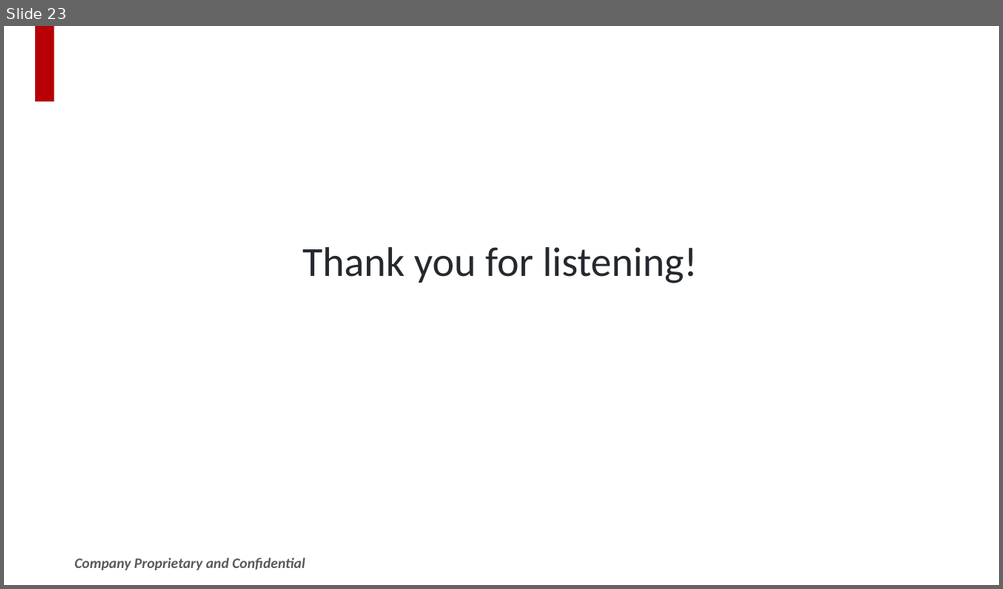
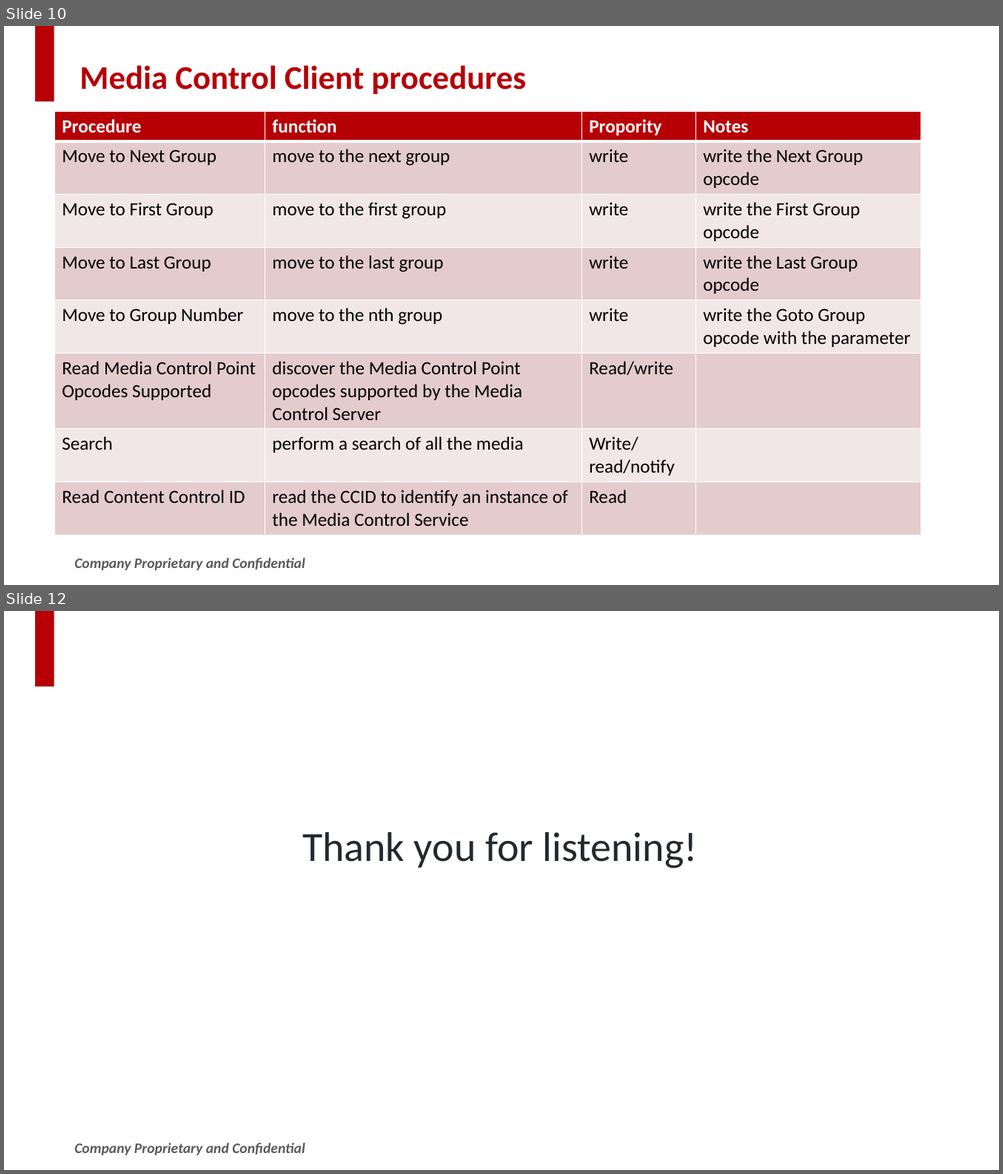
Before and after one commit to SWJTUjch/obsidian, a slide deck: Bluetooth/LE Audio/MCP/LE_Audio_MCP_sharing.pptx. Shown one above the other, each under a label of ours: slide 23 before the commit, slides 10 and 12 after it; the slides between them are not shown. The pictures are 1003x589 and 1003x1174 pixels, drawn with LibreOffice and Linux fonts; fonts in the diff are those of the drawing; background and template pictures are left out. Boxes give left, top, right and bottom in pixels: in the first picture for what was removed or moved away, otherwise in the second. Text is boxed around its words. In the diff, an @@ line names an element or a change of style, - is before the commit and + after.

```diff
--- a/Bluetooth/LE Audio/MCP/LE_Audio_MCP_sharing.pptx
+++ b/Bluetooth/LE Audio/MCP/LE_Audio_MCP_sharing.pptx
@@ slide 10 added at (4,26,999,585), background #FFFFFF; not listed: 2 template elements that a slide beside it also shows @@
@@ title added at (79,65,526,94), 32 pt, text #B60005, bold @@
+Media Control Client procedures
@@ table added at (55,111,921,530), 8 rows, 4 columns @@
+Procedure | function | Propority | Notes
+Move to Next Group | move to the next group | write | write the Next Group opcode
+Move to First Group | move to the first group | write | write the First Group opcode
+Move to Last Group | move to the last group | write | write the Last Group opcode
+Move to Group Number | move to the nth group | write | write the Goto Group opcode with the parameter
+Read Media Control Point Opcodes Supported | discover the Media Control Point opcodes supported by the Media Control Server | Read/write | 
+Search | perform a search of all the media | Write/read/notify | 
+Read Content Control ID | read the CCID to identify an instance of the Media Control Service | Read | 
@@ what was slide 23 is now slide 12 @@
```
Also in this commit, not shown: 6 slides changed, 3 other slides added, 15 slides removed, 19 other files.
